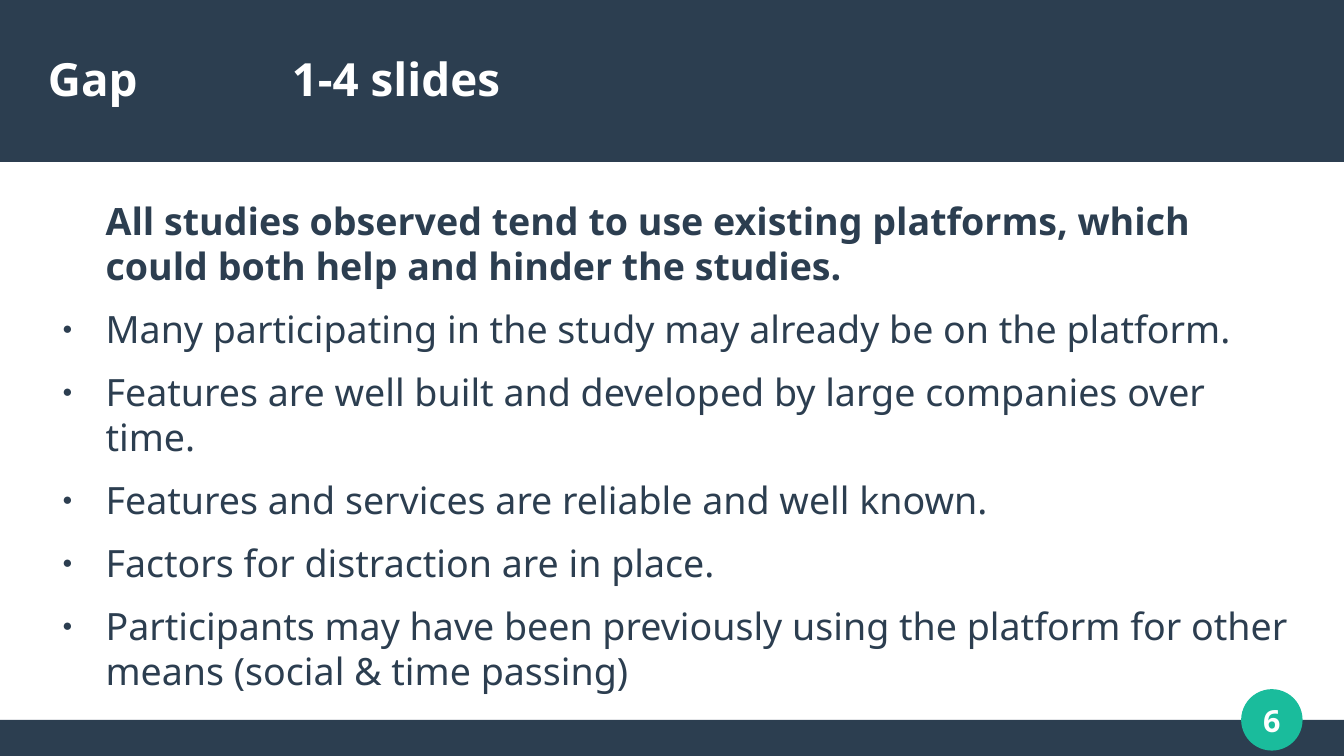
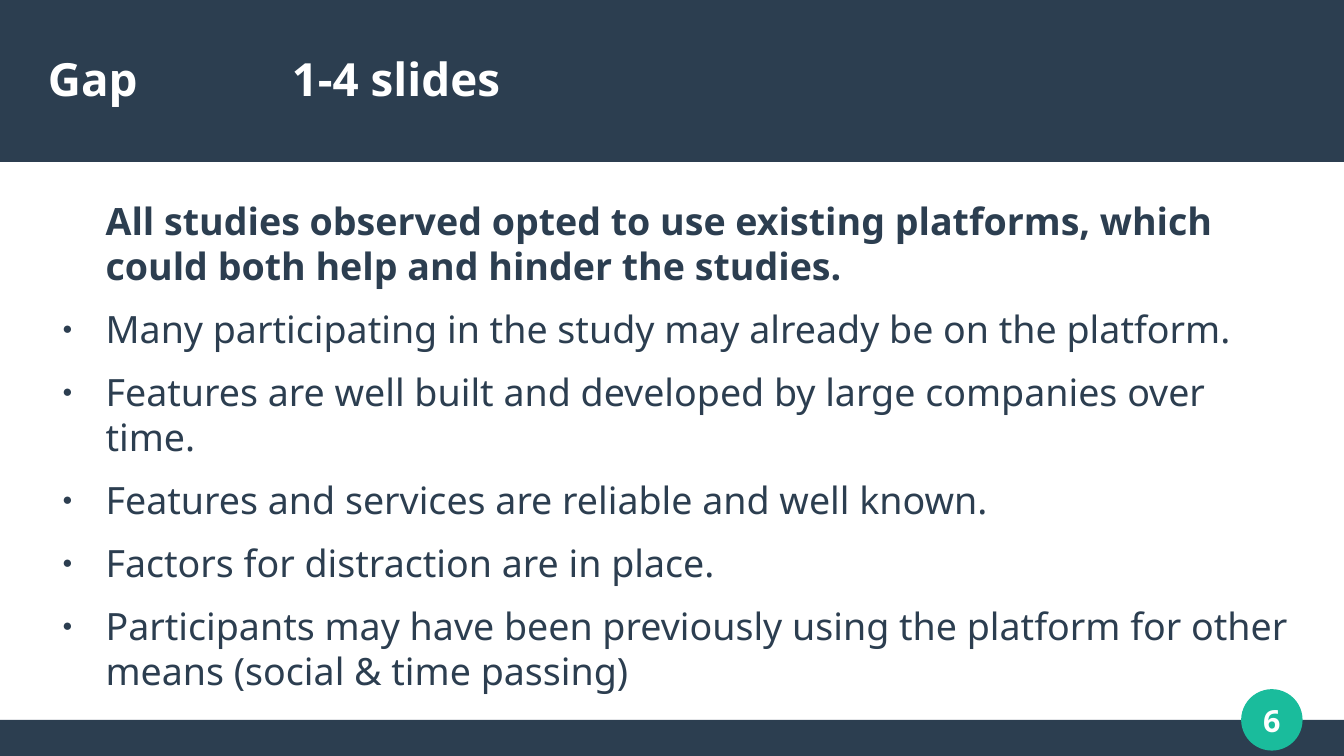
Before and after one commit to dannydaley/myUniSocial, a slide deck: slide 6 of Documentation/COMP320 PRESENTATION.odp. Drawn at 1344x756 pixels with LibreOffice and Linux fonts; fonts in the diff are those of the drawing. Boxes give left, top, right and bottom in pixels: in the first picture for what was removed or moved away, otherwise in the second. Text is boxed around its words. In the diff, an @@ line names an element or a change of style, - is before the commit and + after.

```diff
--- a/Documentation/COMP320 PRESENTATION.odp
+++ b/Documentation/COMP320 PRESENTATION.odp
@@ text at [106,206,1212,289]: text changed @@
-All studies observed tend to use existing platforms, which could both help and hinder the studies.
+All studies observed opted to use existing platforms, which could both help and hinder the studies.
```
Also in this commit, not shown: 8 other slides changed, 1 slide added, 1 slide removed, 1 other file.
